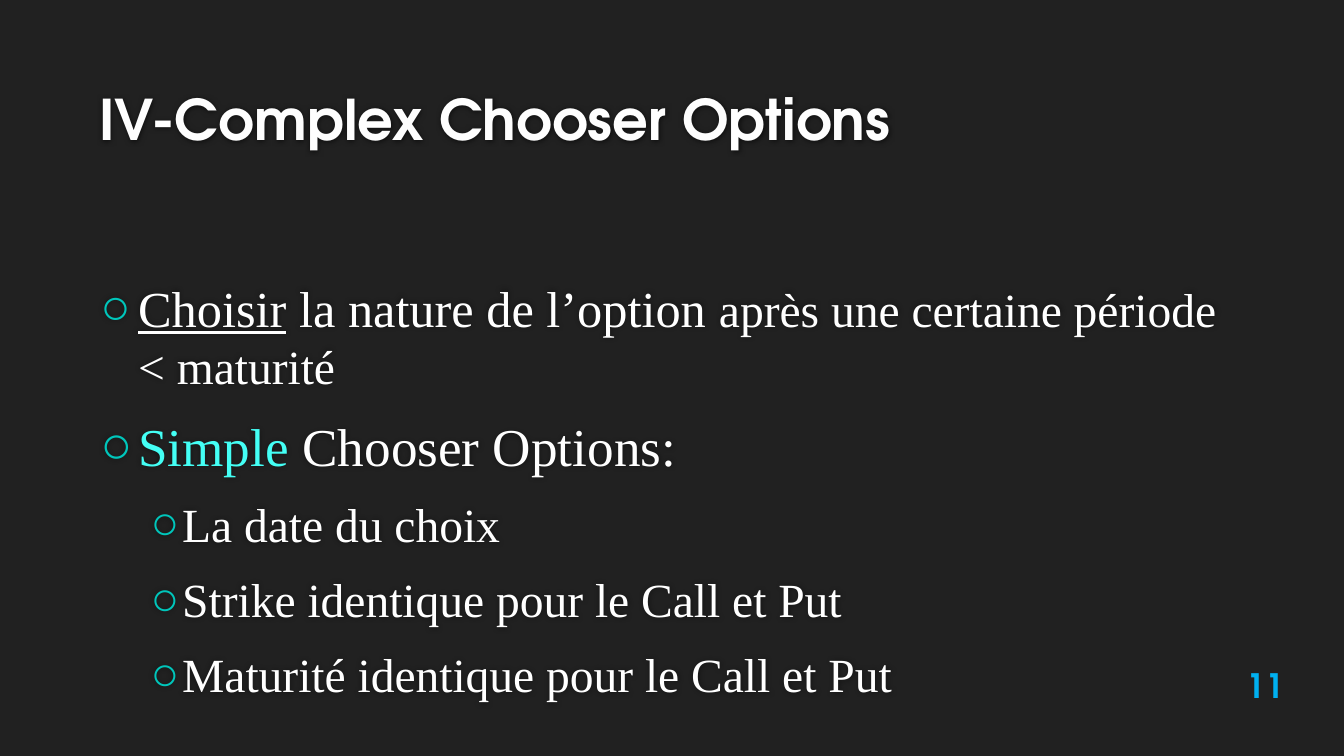
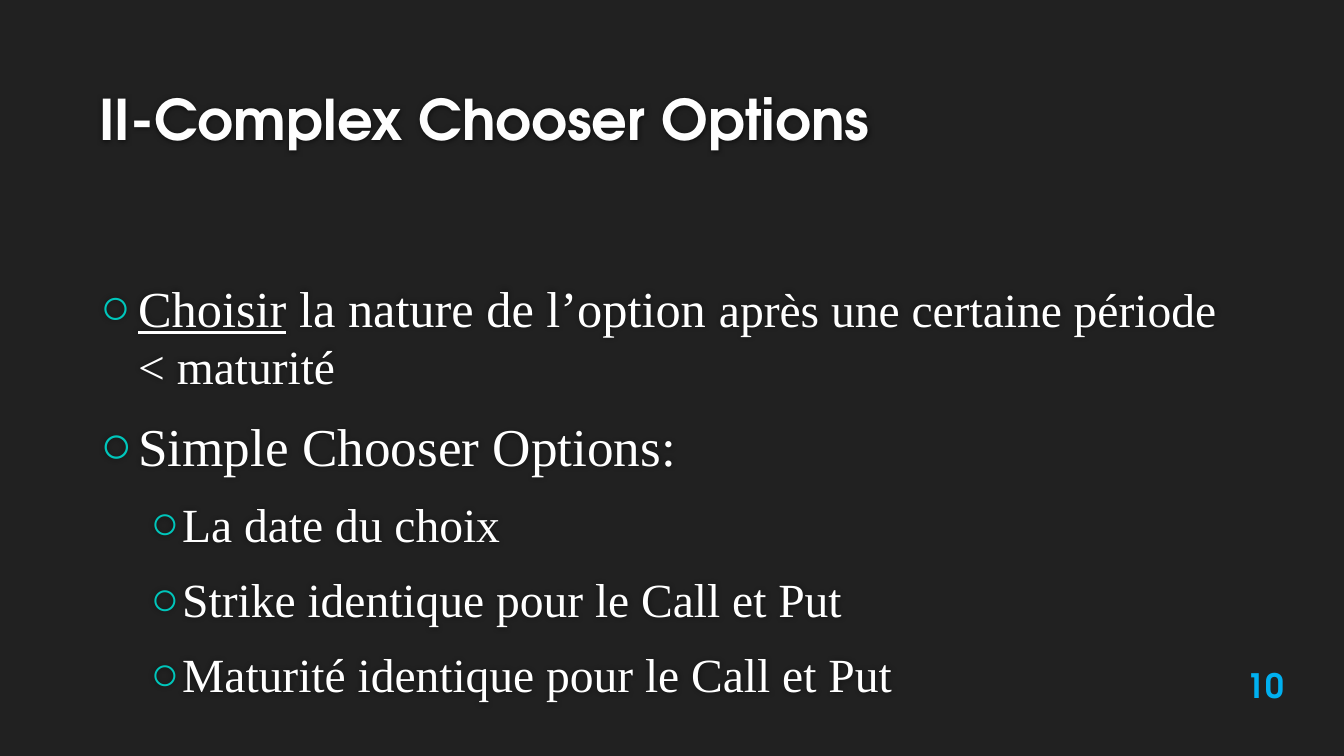
Before and after one commit to Ayadi07/Quantlib, a slide deck: slide 10 of report and presentation/QuantLib1.3 16-01-2014-modified version.pptx (slide 11 before the commit). Drawn at 1344x756 pixels with LibreOffice and Linux fonts; fonts in the diff are those of the drawing; background and template pictures are left out. Boxes give left, top, right and bottom in pixels: in the first picture for what was removed or moved away, otherwise in the second. Text is boxed around its words. In the diff, an @@ line names an element or a change of style, - is before the commit and + after.

```diff
--- a/report and presentation/QuantLib1.3 16-01-2014-modified version.pptx
+++ b/report and presentation/QuantLib1.3 16-01-2014-modified version.pptx
@@ title at box(99, 97, 869, 151): text changed @@
-IV-Complex Chooser Options
+II-Complex Chooser Options
@@ text at box(138, 429, 676, 477): text colour #44FFF5 to #FFFFFF in "Simple" @@
@@ page number at box(1246, 672, 1284, 699): text changed @@
-11
+10
```
Also in this commit, not shown: 22 other slides changed, 1 slide removed, 1 other file.
